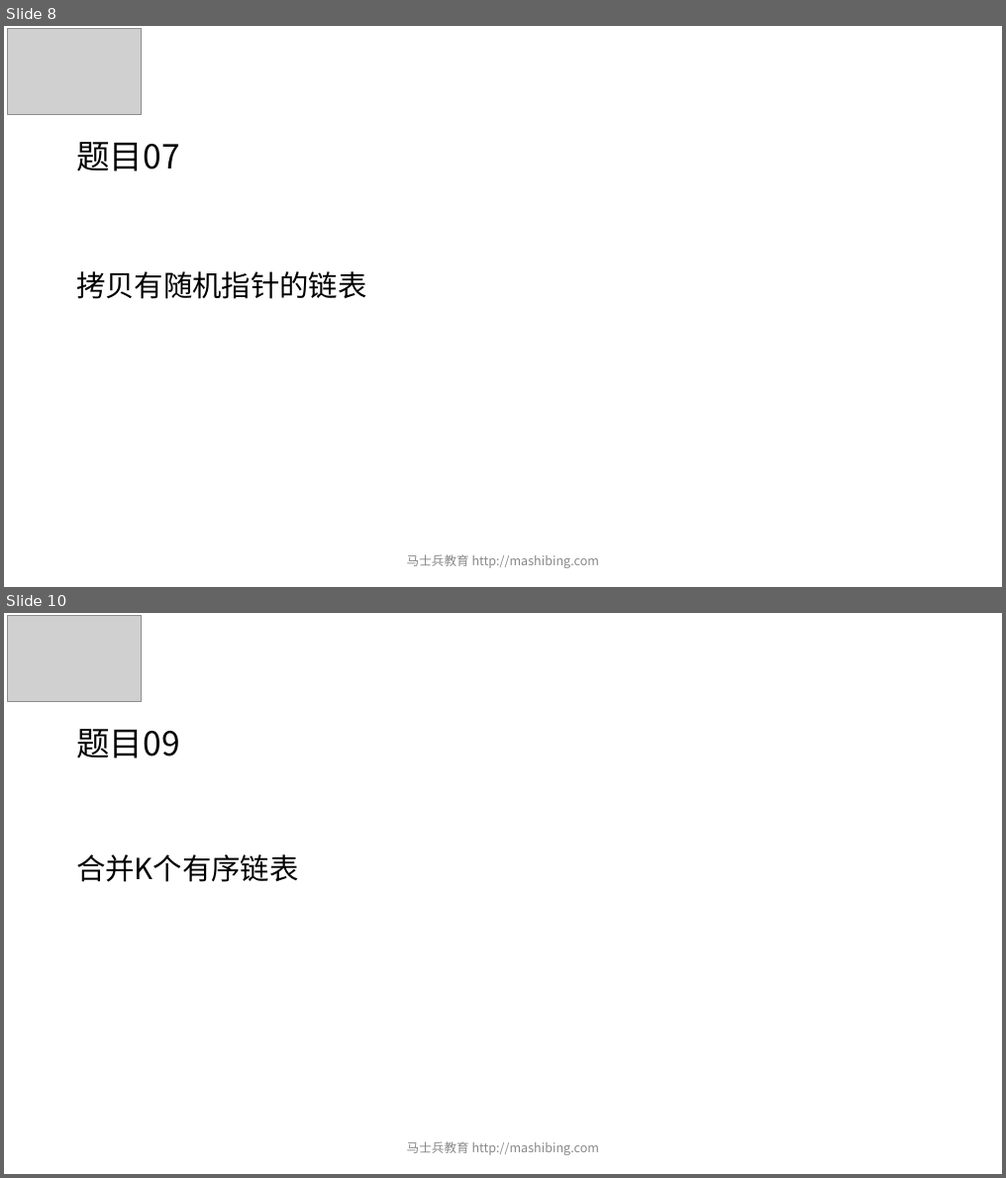
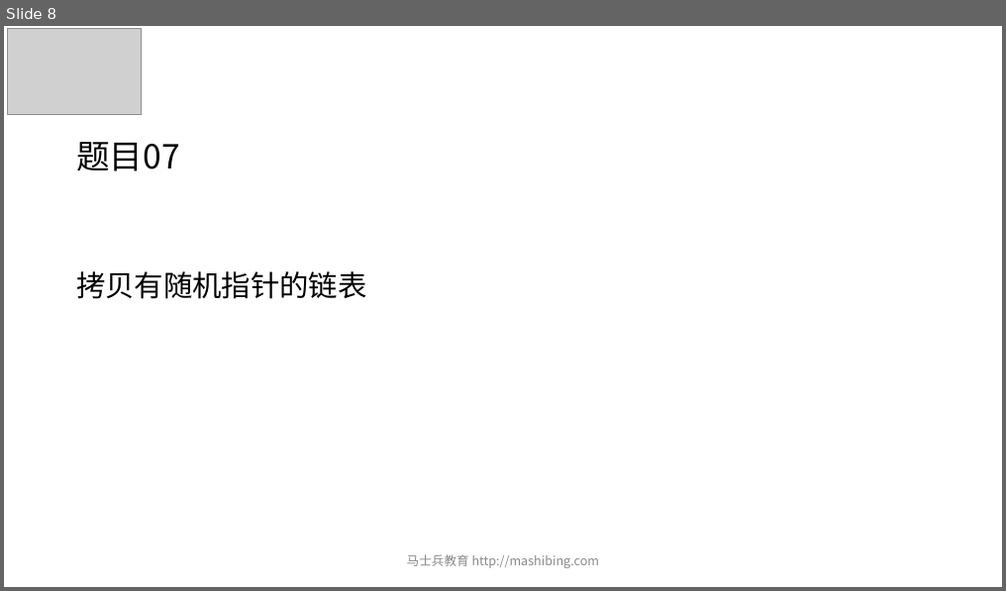
Before and after one commit to wblksheep/algorithm-zuo-msb-code, a slide deck: MCA算法突击课/第03期/ppt/powerpoint/第02节.pptx. Shown one above the other, each under a label of ours: slides 8 and 10 before the commit, slide 8 after it; the slides between them are not shown. The pictures are 1006x1178 and 1006x591 pixels, drawn with LibreOffice and Linux fonts; fonts in the diff are those of the drawing; grey boxes stand for pictures. Boxes give left, top, right and bottom in pixels: in the first picture for what was removed or moved away, otherwise in the second. Text is boxed around its words. In the diff, an @@ line names an element or a change of style, - is before the commit and + after.

```diff
--- a/MCA算法突击课/第03期/ppt/powerpoint/第02节.pptx
+++ b/MCA算法突击课/第03期/ppt/powerpoint/第02节.pptx
@@ slide 10 removed at (4,613,1002,1174), background #FFFFFF @@
@@ picture removed at (8,616,142,701) @@
@@ title removed at (76,729,180,759) @@
-题目09
@@ text removed at (76,855,299,882) @@
-合并K个有序链表
@@ text removed at (407,1142,599,1156) @@
-马士兵教育 http://mashibing.com
```
Also in this commit, not shown: 1 other slide removed, 12 other files.
